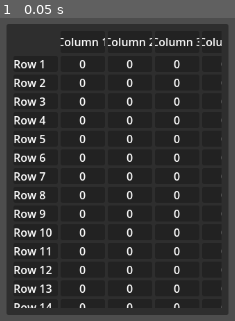
Above: before the commit, frame 1.
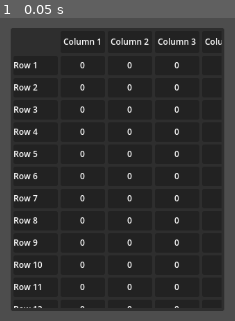
Above: after the commit, the same moment.

Repository: Scripterra/tuto-table-scroll
Game: Godot game, scene res://main.tscn
The game is run twice, just before and just after one commit, with the same random seed, the same clock (stepped at 60 frames per second) and the same inputs.
Inputs:
- Up to frame 1 (0.05 s): no input

The runs differ from the first frame. In frame 1, 13% of the frame differs, in the area x 2-98%, y 1-99%.

Commit message:
Add more padding and a theme to change the font size

Diff:
--- a/main.tscn
+++ b/main.tscn
@@ -10,40 +10,9 @@
 grow_horizontal = 2
 grow_vertical = 2
 
-[node name="Panel" type="Panel" parent="."]
-custom_minimum_size = Vector2(320, 420)
-layout_mode = 1
-anchors_preset = 8
-anchor_left = 0.5
-anchor_top = 0.5
-anchor_right = 0.5
-anchor_bottom = 0.5
-offset_left = -150.0
-offset_top = -200.0
-offset_right = 150.0
-offset_bottom = 200.0
-grow_horizontal = 2
-grow_vertical = 2
-size_flags_horizontal = 3
-size_flags_vertical = 3
-
-[node name="MarginContainer" type="MarginContainer" parent="Panel"]
-layout_mode = 1
-anchors_preset = 8
-anchor_left = 0.5
-anchor_top = 0.5
-anchor_right = 0.5
-anchor_bottom = 0.5
-offset_left = -150.0
-offset_top = -200.0
-offset_right = 150.0
-offset_bottom = 200.0
-grow_horizontal = 2
-grow_vertical = 2
-theme_override_constants/margin_left = 10
-theme_override_constants/margin_top = 10
-theme_override_constants/margin_right = 10
-theme_override_constants/margin_bottom = 10
-
-[node name="TableScroll" parent="Panel/MarginContainer" instance=ExtResource("1_ig7tw")]
+[node name="TableScroll" parent="." instance=ExtResource("1_ig7tw")]
 layout_mode = 2
+offset_left = 422.0
+offset_top = 120.0
+offset_right = 730.0
+offset_bottom = 528.0
--- a/table_scroll/cells/cell_grid.tscn
+++ b/table_scroll/cells/cell_grid.tscn
@@ -4,9 +4,15 @@
 [ext_resource type="Resource" uid="uid://c7daomfa15v1r" path="res://table_scroll/res/table_size.tres" id="2_8ffyu"]
 
 [node name="CellGrid" type="PanelContainer"]
-anchors_preset = 15
-anchor_right = 1.0
-anchor_bottom = 1.0
+anchors_preset = 8
+anchor_left = 0.5
+anchor_top = 0.5
+anchor_right = 0.5
+anchor_bottom = 0.5
+offset_left = -0.5
+offset_top = -11.5
+offset_right = 0.5
+offset_bottom = 11.5
 grow_horizontal = 2
 grow_vertical = 2
 mouse_filter = 2
--- /dev/null
+++ b/table_scroll/res/color_palette.tres
@@ -0,0 +1,4 @@
+[gd_resource type="ColorPalette" format=3 uid="uid://c25oxv467ckn"]
+
+[resource]
+colors = PackedColorArray(0.411765, 0.431373, 1, 1, 0.972549, 0.67451, 1, 1)
--- a/table_scroll/res/table_size.tres
+++ b/table_scroll/res/table_size.tres
@@ -4,7 +4,7 @@
 
 [resource]
 script = ExtResource("1_xiuxd")
-grid_size = Vector2(64, 16)
+grid_size = Vector2(64, 28)
 top_height = 32.0
 left_width = 64.0
 metadata/_custom_type_script = "uid://bunenmw2vps5c"
--- /dev/null
+++ b/table_scroll/res/theme.tres
@@ -0,0 +1,4 @@
+[gd_resource type="Theme" format=3 uid="uid://b6natqf34nvev"]
+
+[resource]
+Label/font_sizes/font_size = 12
--- a/table_scroll/table_scroll.gd
+++ b/table_scroll/table_scroll.gd
@@ -1,5 +1,5 @@
 class_name TableScroll
-extends GridContainer
+extends PanelContainer
 
 
 @export var table_size: TableSize
@@ -67,7 +67,7 @@
 	for text in top.slice(1):
 		var cell = scene_cell_top.instantiate()
 		cell.text = text
-		%Top.add_child(cell)
+		%HeaderTop.add_child(cell)
 
 	# Configure the grid and set each row
 	%Grid.columns = len(top) - 1
@@ -75,7 +75,7 @@
 		# Set the left header
 		var cell_left = scene_cell_left.instantiate()
 		cell_left.text = row[0]
-		%Left.add_child(cell_left)
+		%HeaderLeft.add_child(cell_left)
 		# Set the data in the grid
 		for value in row.slice(1):
 			var cell = scene_cell_grid.instantiate()
--- a/table_scroll/table_scroll.tscn
+++ b/table_scroll/table_scroll.tscn
@@ -1,59 +1,62 @@
-[gd_scene load_steps=6 format=3 uid="uid://x23g7tv8wbhs"]
+[gd_scene load_steps=7 format=3 uid="uid://x23g7tv8wbhs"]
 
+[ext_resource type="Theme" uid="uid://b6natqf34nvev" path="res://table_scroll/res/theme.tres" id="1_epm2f"]
 [ext_resource type="Script" uid="uid://clq8dhi7uth6" path="res://table_scroll/table_scroll.gd" id="1_v7vpy"]
 [ext_resource type="Resource" uid="uid://c7daomfa15v1r" path="res://table_scroll/res/table_size.tres" id="2_23vyn"]
 [ext_resource type="PackedScene" uid="uid://do77oeactl8nf" path="res://table_scroll/cells/cell_top.tscn" id="3_bq0j6"]
 [ext_resource type="PackedScene" uid="uid://dyeg8vhohc0co" path="res://table_scroll/cells/cell_left.tscn" id="4_pof4p"]
 [ext_resource type="PackedScene" uid="uid://bktpg7yn7il22" path="res://table_scroll/cells/cell_grid.tscn" id="5_kq12n"]
 
-[node name="TableScroll" type="GridContainer"]
-custom_minimum_size = Vector2(300, 400)
-anchors_preset = 8
-anchor_left = 0.5
-anchor_top = 0.5
-anchor_right = 0.5
-anchor_bottom = 0.5
-offset_left = -2.0
-offset_top = -2.0
-offset_right = 2.0
-offset_bottom = 2.0
-grow_horizontal = 2
-grow_vertical = 2
-columns = 2
+[node name="TableScroll" type="PanelContainer"]
+offset_right = 300.0
+offset_bottom = 400.0
+theme = ExtResource("1_epm2f")
 script = ExtResource("1_v7vpy")
 table_size = ExtResource("2_23vyn")
 scene_cell_top = ExtResource("3_bq0j6")
 scene_cell_left = ExtResource("4_pof4p")
 scene_cell_grid = ExtResource("5_kq12n")
 
-[node name="TopLeft" type="Control" parent="."]
+[node name="MarginContainer" type="MarginContainer" parent="."]
+layout_mode = 2
+theme_override_constants/margin_left = 4
+theme_override_constants/margin_top = 4
+theme_override_constants/margin_right = 4
+theme_override_constants/margin_bottom = 4
+
+[node name="Table" type="GridContainer" parent="MarginContainer"]
+custom_minimum_size = Vector2(300, 400)
+layout_mode = 2
+columns = 2
+
+[node name="TopLeft" type="Control" parent="MarginContainer/Table"]
 layout_mode = 2
 
-[node name="ScrollTop" type="ScrollContainer" parent="."]
+[node name="ScrollTop" type="ScrollContainer" parent="MarginContainer/Table"]
 unique_name_in_owner = true
 layout_mode = 2
 size_flags_horizontal = 3
 horizontal_scroll_mode = 3
 vertical_scroll_mode = 0
 
-[node name="Top" type="HBoxContainer" parent="ScrollTop"]
+[node name="HeaderTop" type="HBoxContainer" parent="MarginContainer/Table/ScrollTop"]
 unique_name_in_owner = true
 layout_mode = 2
 size_flags_horizontal = 3
 
-[node name="ScrollLeft" type="ScrollContainer" parent="."]
+[node name="ScrollLeft" type="ScrollContainer" parent="MarginContainer/Table"]
 unique_name_in_owner = true
 layout_mode = 2
 size_flags_vertical = 3
 horizontal_scroll_mode = 0
 vertical_scroll_mode = 3
 
-[node name="Left" type="VBoxContainer" parent="ScrollLeft"]
+[node name="HeaderLeft" type="VBoxContainer" parent="MarginContainer/Table/ScrollLeft"]
 unique_name_in_owner = true
 layout_mode = 2
 size_flags_vertical = 3
 
-[node name="ScrollGrid" type="ScrollContainer" parent="."]
+[node name="ScrollGrid" type="ScrollContainer" parent="MarginContainer/Table"]
 unique_name_in_owner = true
 layout_mode = 2
 size_flags_horizontal = 3
@@ -61,7 +64,7 @@
 horizontal_scroll_mode = 3
 vertical_scroll_mode = 3
 
-[node name="Grid" type="GridContainer" parent="ScrollGrid"]
+[node name="Grid" type="GridContainer" parent="MarginContainer/Table/ScrollGrid"]
 unique_name_in_owner = true
 layout_mode = 2
 size_flags_horizontal = 3
